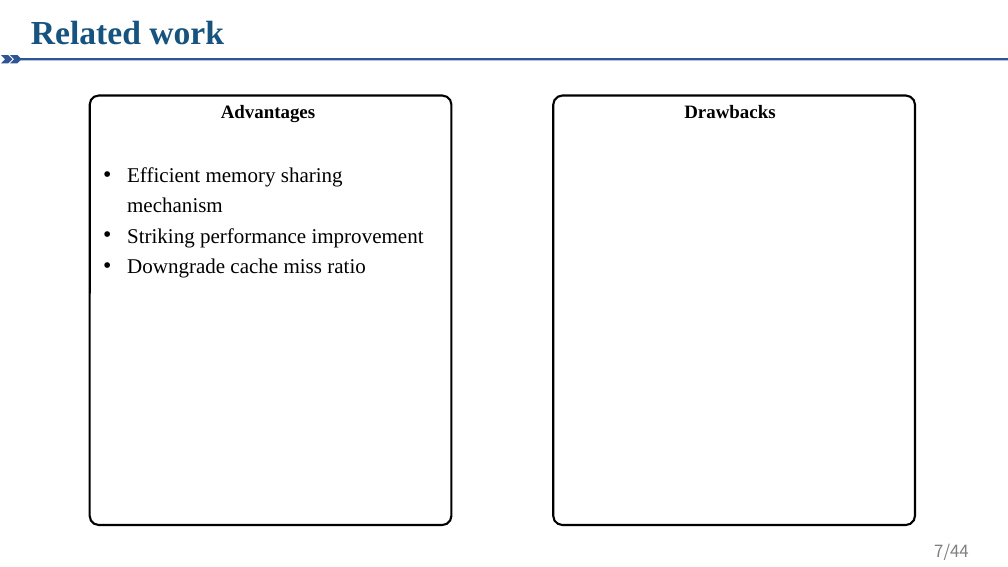
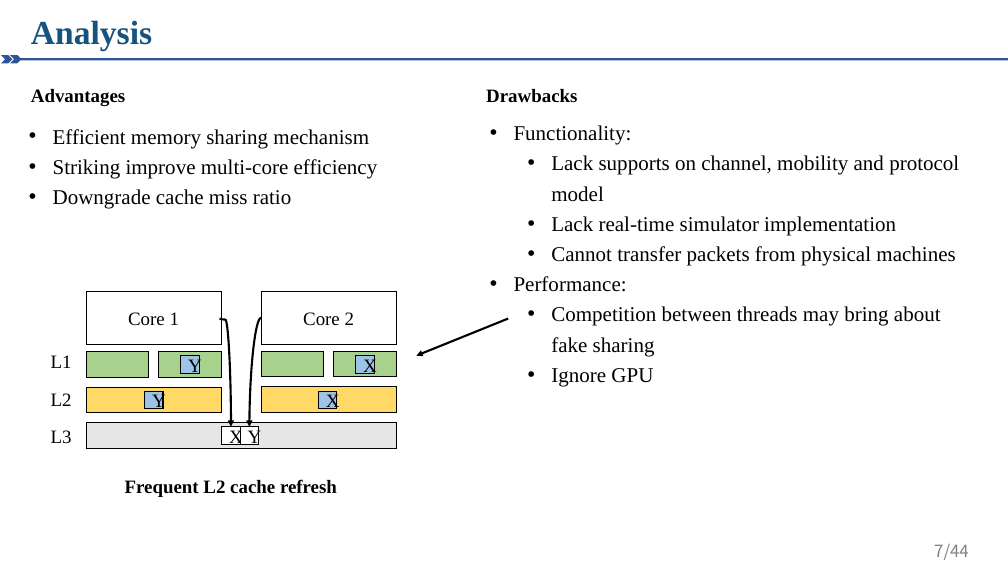
Before and after one commit to Qinyong-Li/obsidian, a slide deck: slide 7 of OS/DONS/FES.pptx. Drawn at 1008x567 pixels with LibreOffice and Linux fonts; fonts in the diff are those of the drawing. Boxes give left, top, right and bottom in pixels: in the first picture for what was removed or moved away, otherwise in the second. Text is boxed around its words. In the diff, an @@ line names an element or a change of style, - is before the commit and + after.

```diff
--- a/OS/DONS/FES.pptx
+++ b/OS/DONS/FES.pptx
@@ text at bbox=[31, 20, 152, 51]: text changed @@
-Related work
+Analysis
@@ text "Advantages": place and size @@
-text "Advantages" at bbox=[221, 105, 315, 122]
+text "Advantages" at bbox=[31, 89, 125, 106]
@@ text "Drawbacks": place and size @@
-text "Drawbacks" at bbox=[684, 105, 775, 119]
+text "Drawbacks" at bbox=[486, 89, 577, 103]
@@ text "Efficient memory sharing mechanism": place and size @@
-text "Efficient memory sharing mechanism" at bbox=[127, 167, 424, 278]
+text "Efficient memory sharing mechanism" at bbox=[53, 129, 378, 209]
@@ rounded rectangle removed at bbox=[90, 95, 451, 525] @@
@@ rounded rectangle removed at bbox=[554, 95, 915, 525] @@
@@ text added at bbox=[514, 125, 959, 387], 20 pt, text #000000 @@
+• Functionality:
+  • Lack supports on channel, mobility and protocol model
+  • Lack real-time simulator implementation
+  • Cannot transfer packets from physical machines
+• Performance:
+  • Competition between threads may bring about fake sharing
+  • Ignore GPU
@@ text at bbox=[53, 159, 378, 179]: text changed @@
-• Striking performance improvement
+• Striking improve multi-core efficiency
@@ rectangle added at bbox=[86, 292, 222, 346], fill #FFFFFF, outline #000000 1 pt, 18 pt, text #000000 @@
+Core 1
@@ rectangle added at bbox=[261, 291, 396, 345], fill #FFFFFF, outline #000000 1 pt, 18 pt, text #000000 @@
+Core 2
@@ curved arrow added from (219, 318) to (231, 427), #000000 2 pt @@
@@ curved arrow added from (261, 318) to (250, 427), #000000 2 pt @@
@@ arrow added from (508, 318) to (417, 355), #000000 2 pt @@
@@ text added at bbox=[51, 355, 72, 368], 18 pt, text #000000 @@
+L1
@@ rectangle added at bbox=[86, 352, 148, 377], fill #A9D18E, outline #000000 1 pt @@
@@ rectangle added at bbox=[159, 352, 221, 377], fill #A9D18E, outline #000000 1 pt @@
@@ rectangle added at bbox=[181, 355, 199, 373], fill #9DC3E6, outline #000000 1 pt, 18 pt, text #000000 @@
+Y
@@ rectangle added at bbox=[261, 351, 323, 377], fill #A9D18E, outline #000000 1 pt @@
@@ rectangle added at bbox=[334, 351, 396, 377], fill #A9D18E, outline #000000 1 pt @@
@@ rectangle added at bbox=[356, 356, 374, 374], fill #9DC3E6, outline #000000 1 pt, 18 pt, text #000000 @@
+X
@@ rectangle added at bbox=[86, 387, 222, 413], fill #FFD966, outline #000000 1 pt @@
@@ rectangle added at bbox=[261, 386, 396, 412], fill #FFD966, outline #000000 1 pt @@
@@ text added at bbox=[51, 393, 72, 406], 18 pt, text #000000 @@
+L2
@@ rectangle added at bbox=[144, 392, 163, 409], fill #9DC3E6, outline #000000 1 pt, 18 pt, text #000000 @@
+Y
@@ rectangle added at bbox=[318, 391, 337, 408], fill #9DC3E6, outline #000000 1 pt, 18 pt, text #000000 @@
+X
@@ text added at bbox=[51, 430, 72, 443], 18 pt, text #000000 @@
+L3
@@ rectangle added at bbox=[86, 423, 396, 448], fill #E7E6E6, outline #000000 1 pt @@
@@ rectangle added at bbox=[222, 427, 240, 445], fill #FFFFFF, outline #000000 1 pt, 18 pt, text #000000 @@
+X
@@ rectangle added at bbox=[240, 427, 259, 445], fill #FFFFFF, outline #000000 1 pt, 18 pt, text #000000 @@
+Y
@@ text added at bbox=[125, 479, 337, 497], 18 pt, text #000000, bold @@
+Frequent L2 cache refresh
```
Also in this commit, not shown: 1 other slide changed, 1 slide added, 1 slide removed, 1 other file.
